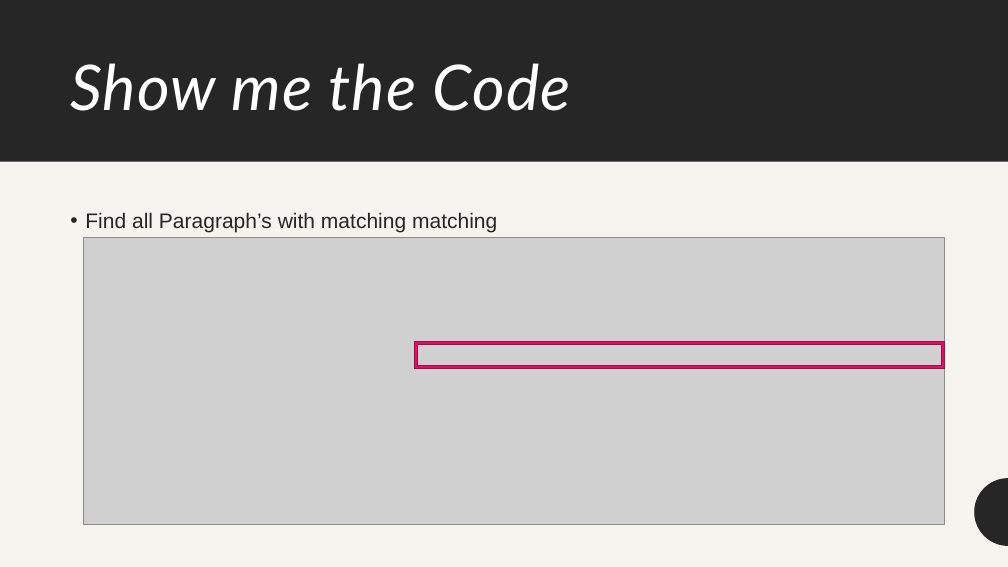
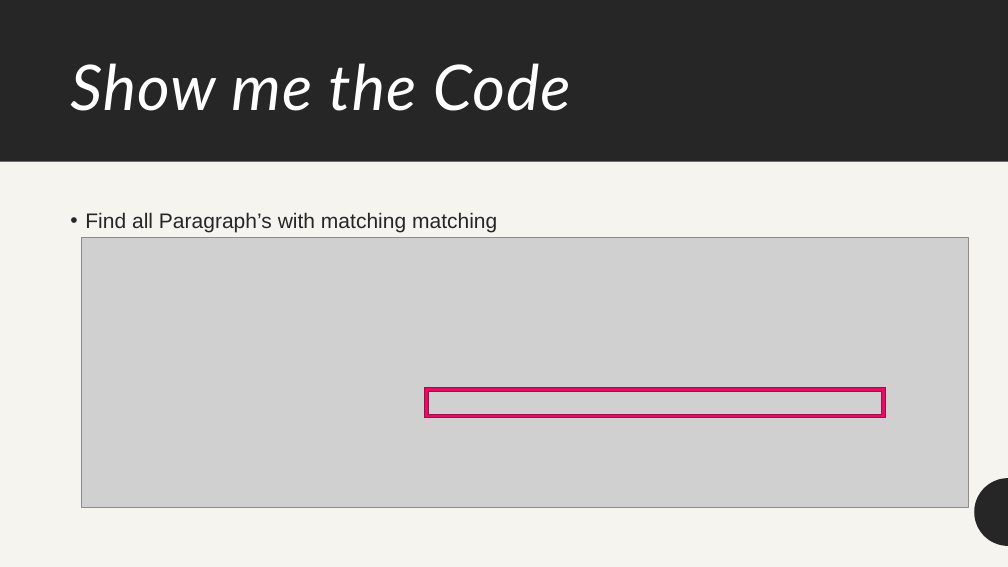
Before and after one commit to beached/denver_cug_web_scraping, a slide deck: slide 8 of Slides.pptx. Drawn at 1008x567 pixels with LibreOffice and Linux fonts; fonts in the diff are those of the drawing; grey boxes stand for pictures. Boxes give left, top, right and bottom in pixels: in the first picture for what was removed or moved away, otherwise in the second. Text is boxed around its words. In the diff, an @@ line names an element or a change of style, - is before the commit and + after.

```diff
--- a/Slides.pptx
+++ b/Slides.pptx
@@ picture: place and size @@
-picture at [84, 238, 945, 525]
+picture at [81, 238, 969, 508]
@@ frame: place and size @@
-frame at [414, 341, 945, 369]
+frame at [425, 387, 885, 417]
```
Also in this commit, not shown: 2 other slides changed, 1 other file.
